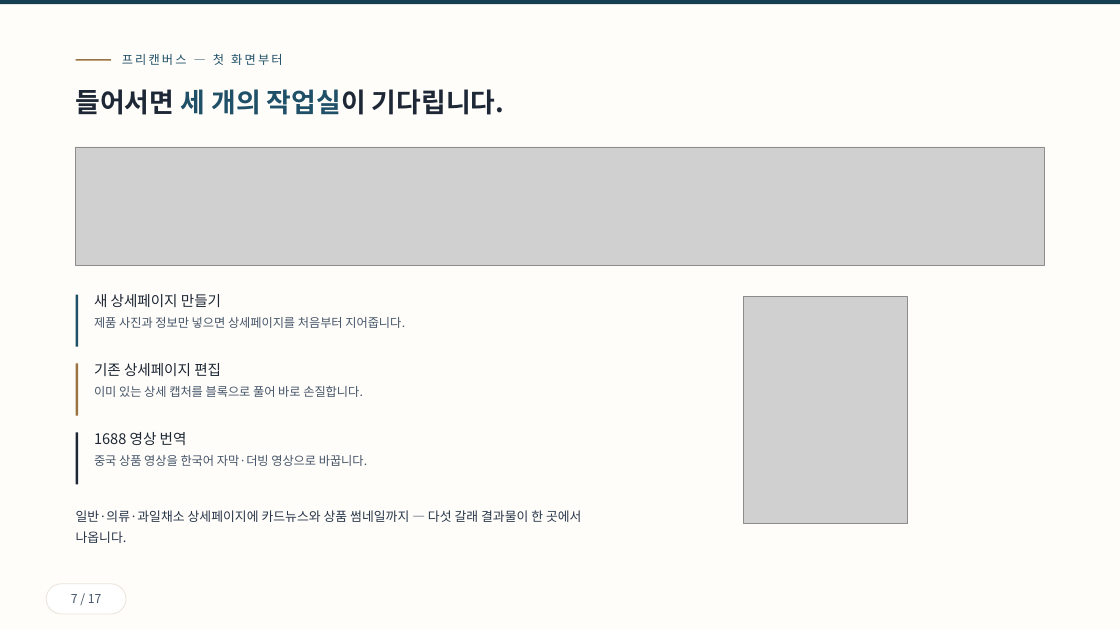
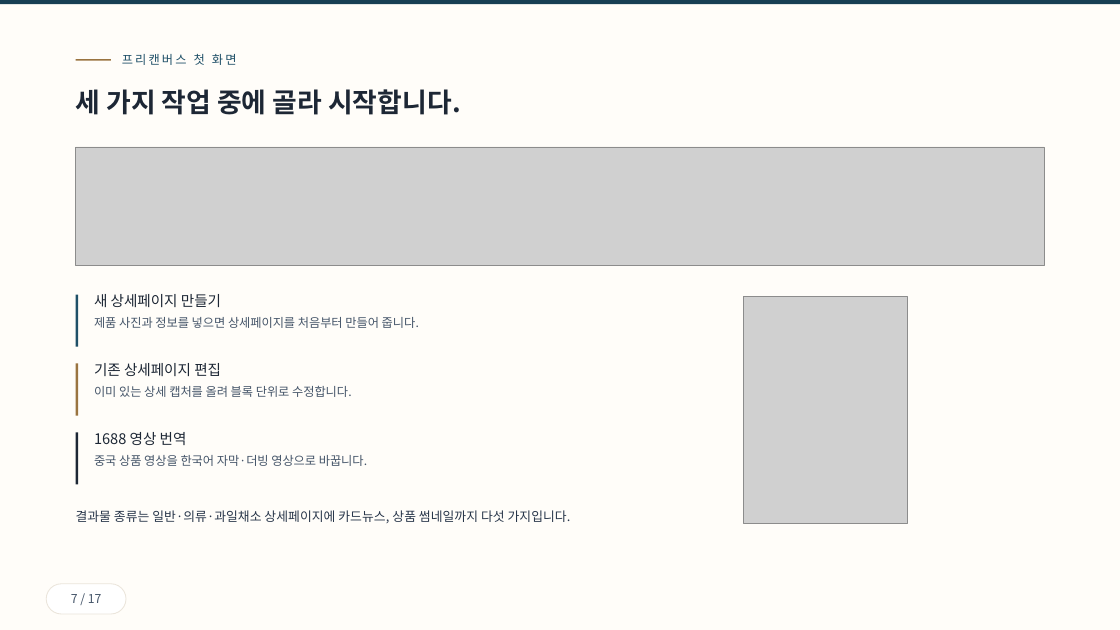
Before and after one commit to ramiteacher/searchmaster-x-freecanvas, a slide deck: slide 7 of slides.pptx. Drawn at 1120x630 pixels with LibreOffice and Linux fonts; fonts in the diff are those of the drawing; grey boxes stand for pictures. Boxes give left, top, right and bottom in pixels: in the first picture for what was removed or moved away, otherwise in the second. Text is boxed around its words. In the diff, an @@ line names an element or a change of style, - is before the commit and + after.

```diff
--- a/slides.pptx
+++ b/slides.pptx
@@ text at (122,54,237,65): text changed @@
-프리캔버스 — 첫 화면부터
+프리캔버스 첫 화면
@@ text at (76,89,461,115): text changed @@
-들어서면 세 개의 작업실이 기다립니다.
+세 가지 작업 중에 골라 시작합니다.
@@ text at (94,317,419,328): text changed @@
-제품 사진과 정보만 넣으면 상세페이지를 처음부터 지어줍니다.
+제품 사진과 정보를 넣으면 상세페이지를 처음부터 만들어 줍니다.
@@ text at (94,386,352,397): text changed @@
-이미 있는 상세 캡처를 블록으로 풀어 바로 손질합니다.
+이미 있는 상세 캡처를 올려 블록 단위로 수정합니다.
@@ text at (76,510,571,523): text changed @@
-일반·의류·과일채소 상세페이지에 카드뉴스와 상품 썸네일까지 — 다섯 갈래 결과물이 한 곳에서 나옵니다.
+결과물 종류는 일반·의류·과일채소 상세페이지에 카드뉴스, 상품 썸네일까지 다섯 가지입니다.
```
Also in this commit, not shown: 15 other slides changed, 1 slide added, 1 slide removed, 1 other file.
